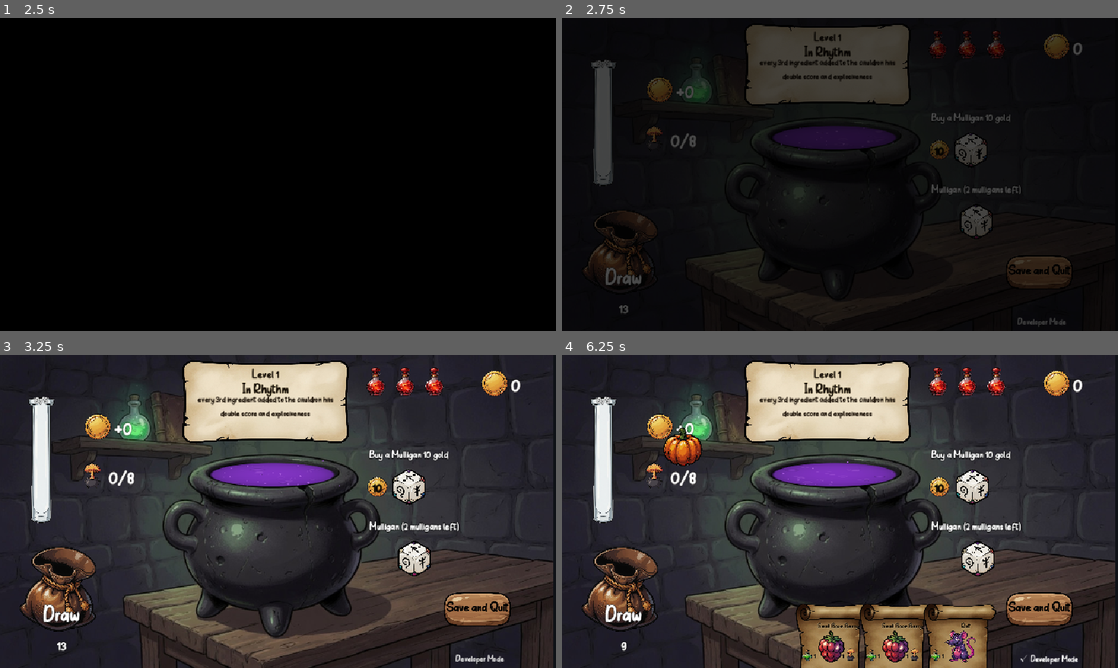
Above: before the commit, frames 1-4 (two rows, left to right).
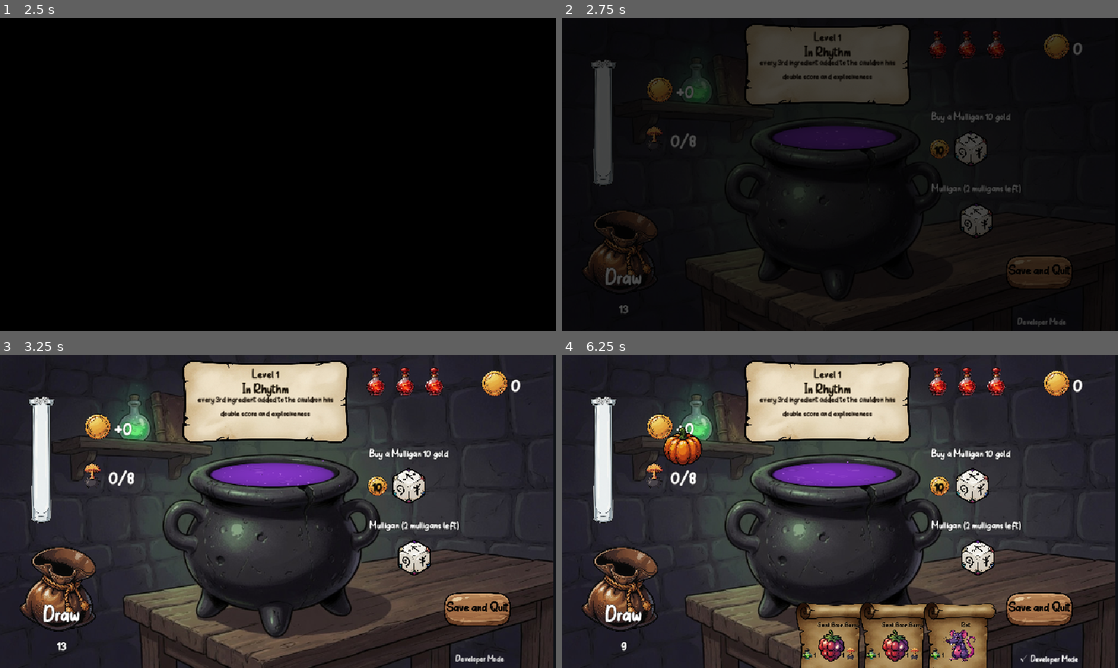
Above: after the commit, the same moments.

Repository: RidoutAlexander/alchemy-roguelite-godot
Game: Godot game, scene res://scenes/main_menu.tscn
The game is run twice, just before and just after one commit, with the same random seed, the same clock (stepped at 60 frames per second) and the same inputs. Video files are missing from this copy of the repository; at most half a second of black plays in their place. Sound files missing from this copy of the repository are replaced by a short silence.
Inputs (mouse positions are in pixels of both pictures, inside the frame that each line leads up to):
- Up to frame 1 (2.5 s): click "Play" at 0.5 s; click "Easy" at 1.25 s; move the mouse to (400, 158) at 2.02 s; click (400, 158) at 2.17 s
- Up to frame 2 (2.75 s): no input
- Up to frame 3 (3.25 s): click (283, 480) at 2.75 s
- Up to frame 4 (6.25 s): click "Draw" at 3.5 s; click (967, 486) at 4.25 s; click (973, 558) at 5 s; click "Developer Mode" at 5.75 s

Frame 1 is identical in both runs. In frame 2, 0.5% of the frame differs, in the area x 66-83%, y 29-71%; in frame 3, 1.0%; in frame 4, 3.0%, in the area x 18-83%, y 23-100%.

Commit message:
Anchor hand effect icons to card top and follow hover rise

Diff:
--- a/scripts/ui/ingredient_card.gd
+++ b/scripts/ui/ingredient_card.gd
@@ -230,6 +230,15 @@
 	return hit_rect
 
 
+func get_hand_effect_icon_y_offset() -> float:
+	if not _hand_mode or _visual_root == null:
+		return 0.0
+	var visual_scale := _visual_root.scale.y
+	var rise := -_hand_hover_offset
+	var scale_lift := (visual_scale - 1.0) * HAND_CARD_BASE_SIZE.y
+	return -(rise + scale_lift) * HAND_CARD_SCALE
+
+
 func update_hand_hover(hovered: bool, delta: float) -> void:
 	if not _hand_mode or _visual_root == null:
 		return
--- a/scripts/ui/player_hand_row.gd
+++ b/scripts/ui/player_hand_row.gd
@@ -21,7 +21,7 @@
 const PLAY_BUTTON_GAP := 12.0
 const RHYTHM_SHAKE_OFFSET := Vector2(5.0, 2.0)
 const RHYTHM_SHAKE_STEP := 0.07
-const EFFECT_STRIP_TOP_PAD := 28.0
+const SLOT_TOP_MARGIN := 26.0
 const EFFECT_STRIP_GAP := 2.0
 
 @onready var _slot_row: Control = $SlotRow
@@ -56,6 +56,7 @@
 func _build_slots() -> void:
 	_slot_cards.clear()
 	_slot_anchors.clear()
+	_slot_effect_icons.clear()
 	if _slot_row == null:
 		return
 
@@ -79,7 +80,8 @@
 		if effect_icons != null:
 			effect_icons.name = "SlotEffects%d" % (slot_index + 1)
 			effect_icons.visible = false
-			_slot_row.add_child(effect_icons)
+			effect_icons.mouse_filter = Control.MOUSE_FILTER_IGNORE
+			anchor.add_child(effect_icons)
 			_slot_effect_icons.append(effect_icons)
 
 		var card := _CARD_SCENE.instantiate() as IngredientCard
@@ -369,10 +371,10 @@
 		var anchor := _slot_anchors[slot_index]
 		if anchor == null:
 			continue
-		var rest := Vector2(start_x + SLOT_OVERLAP * slot_index, EFFECT_STRIP_TOP_PAD)
+		var rest := Vector2(start_x + SLOT_OVERLAP * slot_index, SLOT_TOP_MARGIN)
 		anchor.position = rest
 		_anchor_rest_positions.append(rest)
-		_layout_slot_effect_icons(slot_index, rest)
+		_update_slot_effect_icon_position(slot_index)
 		_apply_slot_z_index(slot_index)
 
 
@@ -381,13 +383,21 @@
 		return
 	var card := _slot_cards[slot_index]
 	if card == null or not card.visible:
-		return
+		if slot_index < _slot_effect_icons.size():
+			var hidden_strip := _slot_effect_icons[slot_index]
+			if hidden_strip != null:
+				hidden_strip.z_index = slot_index
+		return
+	var card_z := slot_index
 	if _selected_slot == slot_index:
-		card.z_index = HAND_SLOT_COUNT + HOVER_Z_BOOST + slot_index + 10
+		card_z = HAND_SLOT_COUNT + HOVER_Z_BOOST + slot_index + 10
 	elif _hover_slot == slot_index:
-		card.z_index = HAND_SLOT_COUNT + HOVER_Z_BOOST + slot_index
-	else:
-		card.z_index = slot_index
+		card_z = HAND_SLOT_COUNT + HOVER_Z_BOOST + slot_index
+	card.z_index = card_z
+	if slot_index < _slot_effect_icons.size():
+		var strip := _slot_effect_icons[slot_index]
+		if strip != null and strip.visible:
+			strip.z_index = card_z + 1
 
 
 func _update_hover_process() -> void:
@@ -432,6 +442,7 @@
 		if card == null or not card.visible:
 			continue
 		card.update_hand_hover(slot_index == _hover_slot, delta)
+		_update_slot_effect_icon_position(slot_index)
 
 
 func _gui_input(event: InputEvent) -> void:
@@ -668,6 +679,7 @@
 		if card.has_method("set_hand_selected"):
 			card.set_hand_selected(slot_index == _selected_slot)
 		_apply_slot_z_index(slot_index)
+		_update_slot_effect_icon_position(slot_index)
 
 
 func _mouse_global_position() -> Vector2:
@@ -682,6 +694,7 @@
 		return
 	if entries is Array and not entries.is_empty():
 		strip.bind_entries(entries, _lookup_ingredient_for_effect_icon)
+		_update_slot_effect_icon_position(slot_index)
 	else:
 		strip.clear_icons()
 
@@ -694,18 +707,22 @@
 		strip.clear_icons()
 
 
-func _layout_slot_effect_icons(slot_index: int, anchor_rest: Vector2) -> void:
+func _update_slot_effect_icon_position(slot_index: int) -> void:
 	if slot_index < 0 or slot_index >= _slot_effect_icons.size():
 		return
 	var strip := _slot_effect_icons[slot_index]
-	if strip == null:
-		return
+	if strip == null or not strip.visible:
+		return
+	var card := _slot_cards[slot_index] if slot_index < _slot_cards.size() else null
+	var hover_offset := 0.0
+	if card != null and card.visible and card.has_method("get_hand_effect_icon_y_offset"):
+		hover_offset = card.get_hand_effect_icon_y_offset()
 	var strip_size := strip.size
 	if strip_size == Vector2.ZERO:
 		strip_size = strip.custom_minimum_size
 	strip.position = Vector2(
-		anchor_rest.x + (CARD_DISPLAY_SIZE.x - strip_size.x) * 0.5,
-		anchor_rest.y - strip_size.y - EFFECT_STRIP_GAP
+		(CARD_DISPLAY_SIZE.x - strip_size.x) * 0.5,
+		-strip_size.y - EFFECT_STRIP_GAP + hover_offset
 	)
 
 
